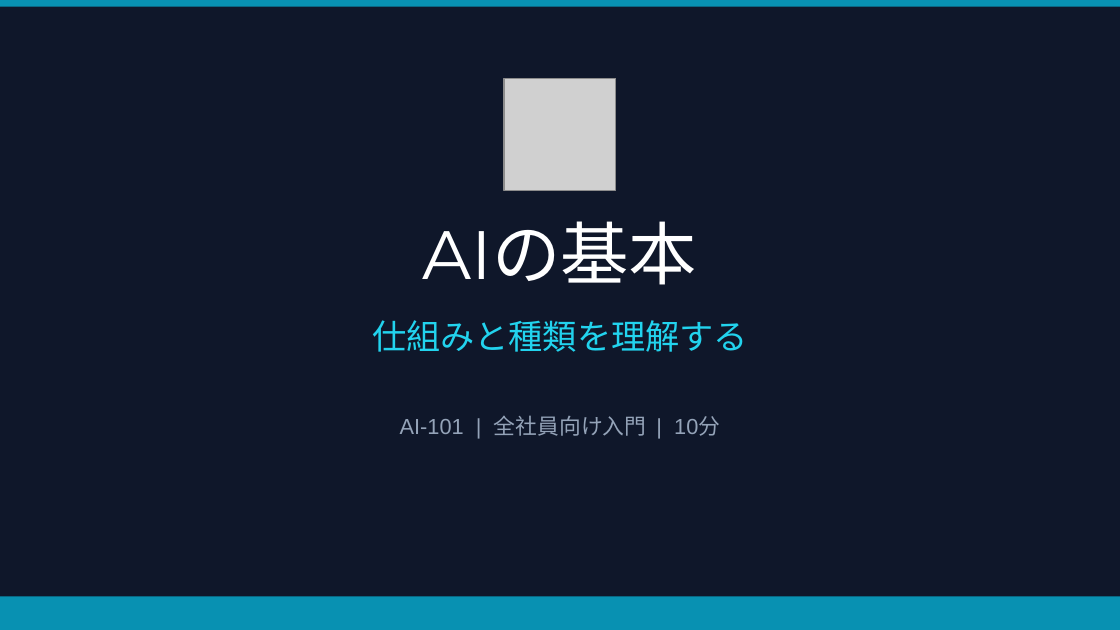
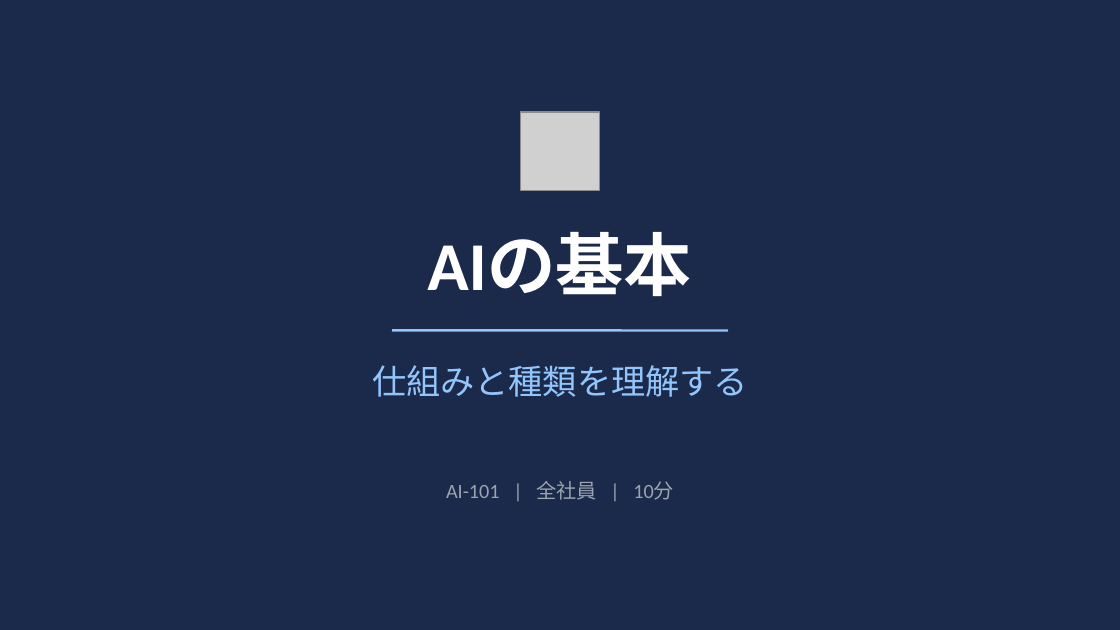
Before and after one commit to kurosaki-yuto/gorilla-knowledge, a slide deck: slide 1 of 黒崎/AI研修一覧/AI-101_AIの基本/スライド.pptx. Drawn at 1120x630 pixels with LibreOffice and Linux fonts; fonts in the diff are those of the drawing; grey boxes stand for pictures. Boxes give left, top, right and bottom in pixels: in the first picture for what was removed or moved away, otherwise in the second. Text is boxed around its words. In the diff, an @@ line names an element or a change of style, - is before the commit and + after.

```diff
--- a/黒崎/AI研修一覧/AI-101_AIの基本/スライド.pptx
+++ b/黒崎/AI研修一覧/AI-101_AIの基本/スライド.pptx
@@ background #0F172A to #1B2A4A @@
@@ rectangle removed at [0,0,1120,7] @@
@@ picture removed at [504,78,616,190] @@
@@ picture added at [521,112,599,190] @@
@@ text "AIの基本": place and size @@
-text "AIの基本" at [422,221,697,285]
+text "AIの基本" at [427,233,692,296]
@@ text "AIの基本" at [427,233,692,296]: font Montserrat to Calibri, bold on @@
@@ text "仕組みと種類を理解する": place and size @@
-text "仕組みと種類を理解する" at [372,320,748,352]
+text "仕組みと種類を理解する" at [372,365,748,397]
@@ text "仕組みと種類を理解する" at [372,365,748,397]: font Arial to Calibri, text colour #22D3EE to #93C5FD @@
@@ line added from (392, 330) to (728, 330), #93C5FD 1.5 pt @@
@@ text at [446,481,674,500]: text changed; size 14 to 13 pt; font Arial to Calibri; text colour #94A3B8 to #9CA3AF @@
-AI-101 | 全社員向け入門 | 10分
+AI-101 | 全社員 | 10分
@@ rectangle removed at [0,597,1120,630] @@
```
Also in this commit, not shown: 11 other slides changed, 21 other files.
